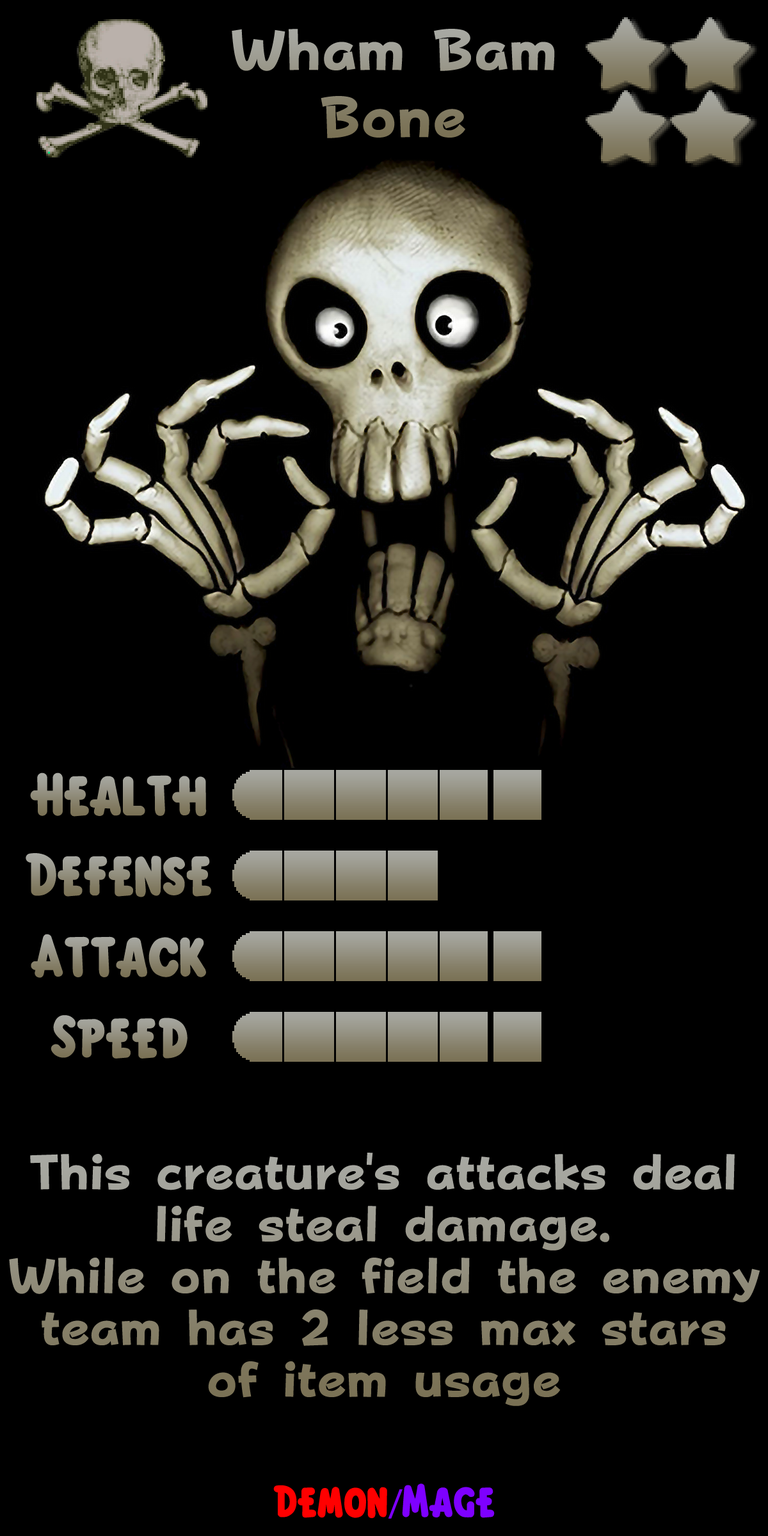
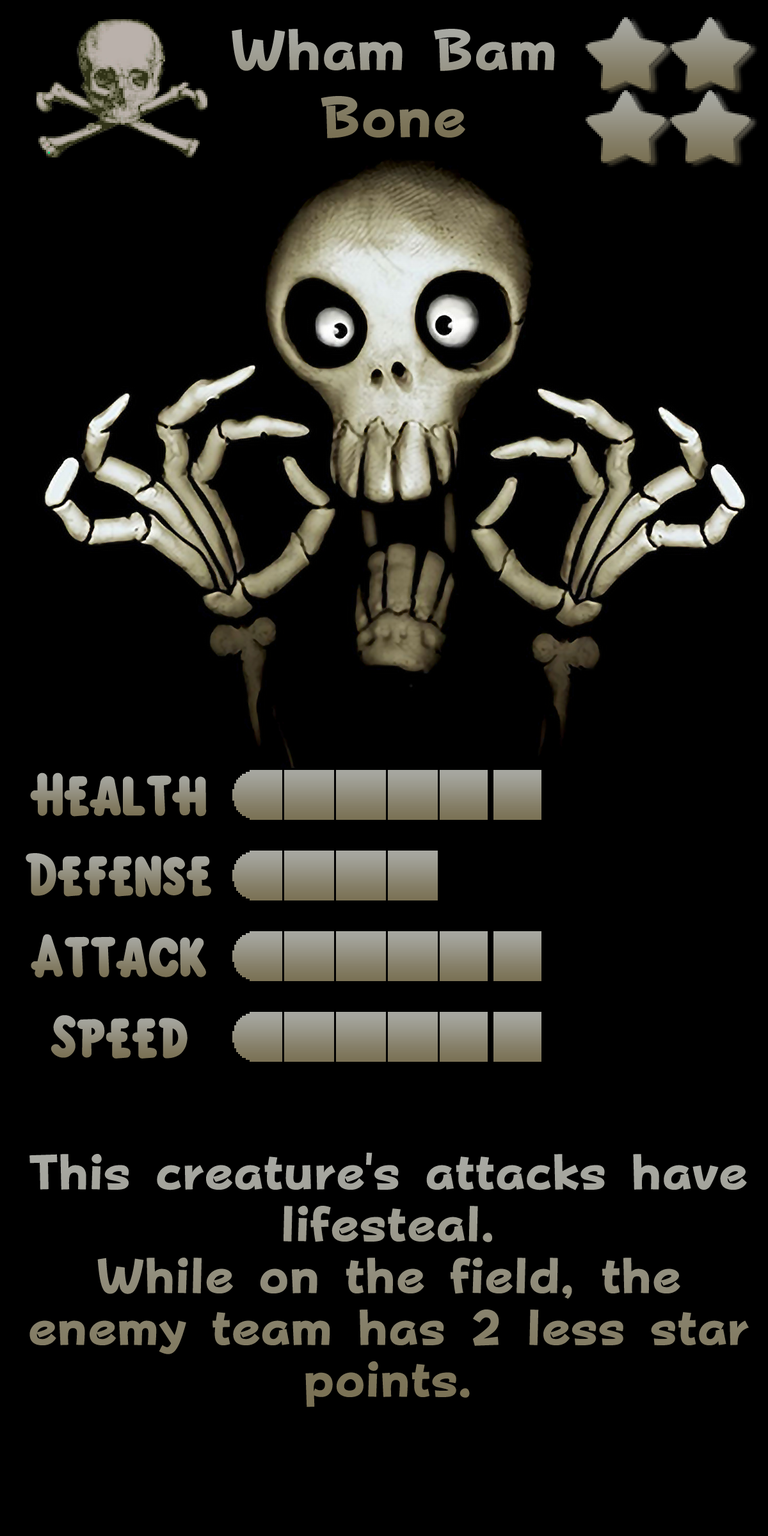
Revision of a layered 768 × 1536 image; what changed, layer by layer:
renamed "This creature's attacks deal life steal damage. While on the f" to "This creature's attacks have lifesteal. While on the field, the", painted on it over [8, 1152, 761, 1408]
removed layer "Demon/Mage" from group "Text" over [273, 1483, 495, 1519]
